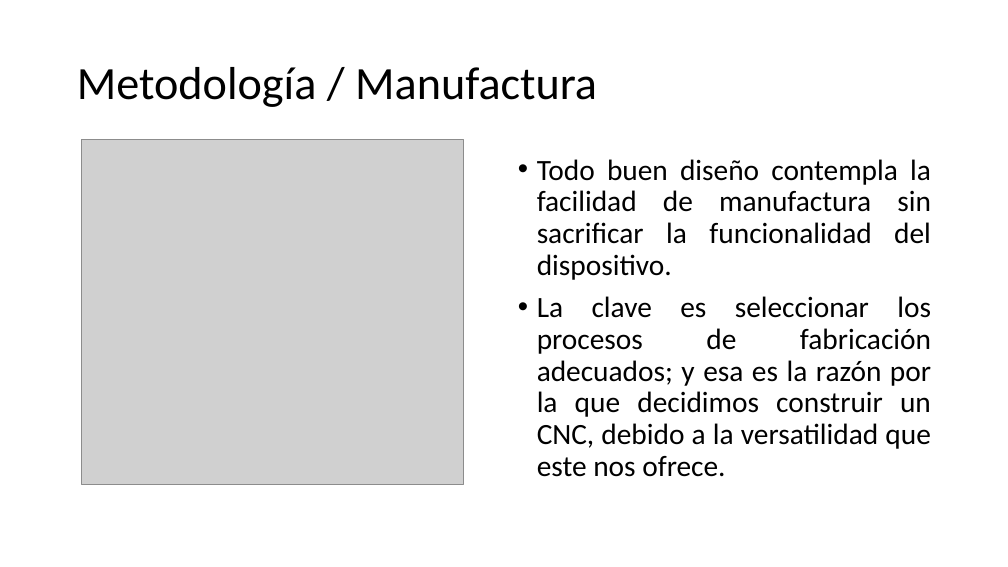
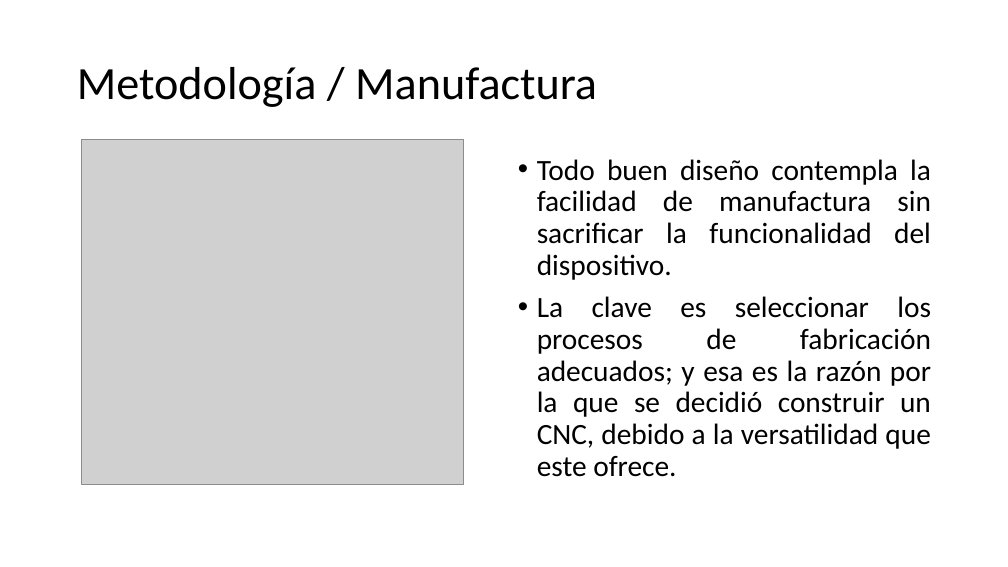
Before and after one commit to Ricvr98/CNC-UNI-Monografia-, a slide deck: slide 7 of conferencia/Diseño y fabricación de una máquina Control Numérico.pptx. Drawn at 1008x567 pixels with LibreOffice and Linux fonts; fonts in the diff are those of the drawing; grey boxes stand for pictures; background and template pictures are left out. Boxes give left, top, right and bottom in pixels: in the first picture for what was removed or moved away, otherwise in the second. Text is boxed around its words. In the diff, an @@ line names an element or a change of style, - is before the commit and + after.

```diff
--- a/conferencia/Diseño y fabricación de una máquina Control Numérico.pptx
+++ b/conferencia/Diseño y fabricación de una máquina Control Numérico.pptx
@@ text at (x1=537, y1=296, x2=931, y2=477): text changed @@
-• La clave es seleccionar los procesos de fabricación adecuados; y esa es la razón por la que decidimos construir un CNC, debido a la versatilidad que este nos ofrece.
+• La clave es seleccionar los procesos de fabricación adecuados; y esa es la razón por la que se decidió construir un CNC, debido a la versatilidad que este ofrece.
```
Also in this commit, not shown: 4 other slides changed, 3 other files.
